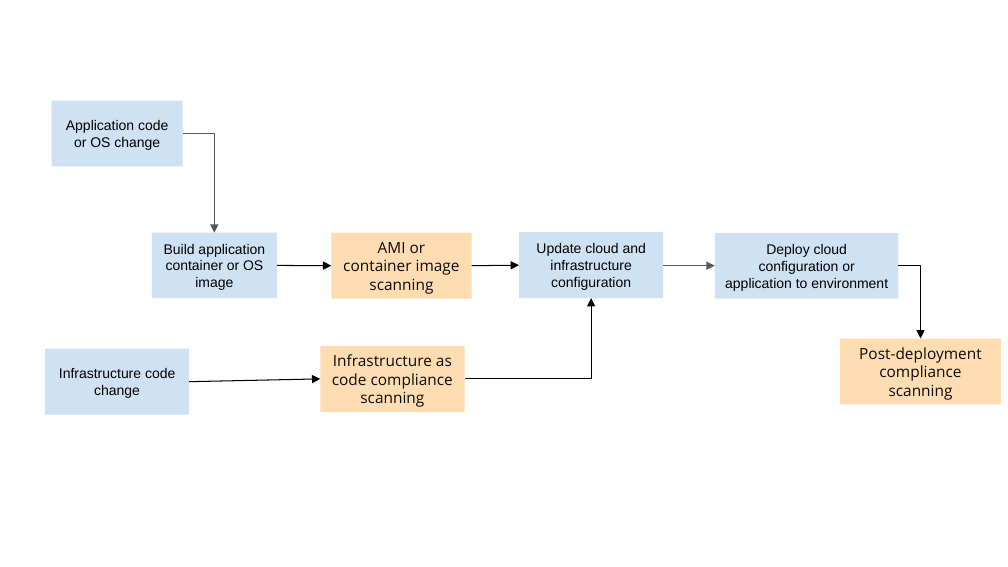
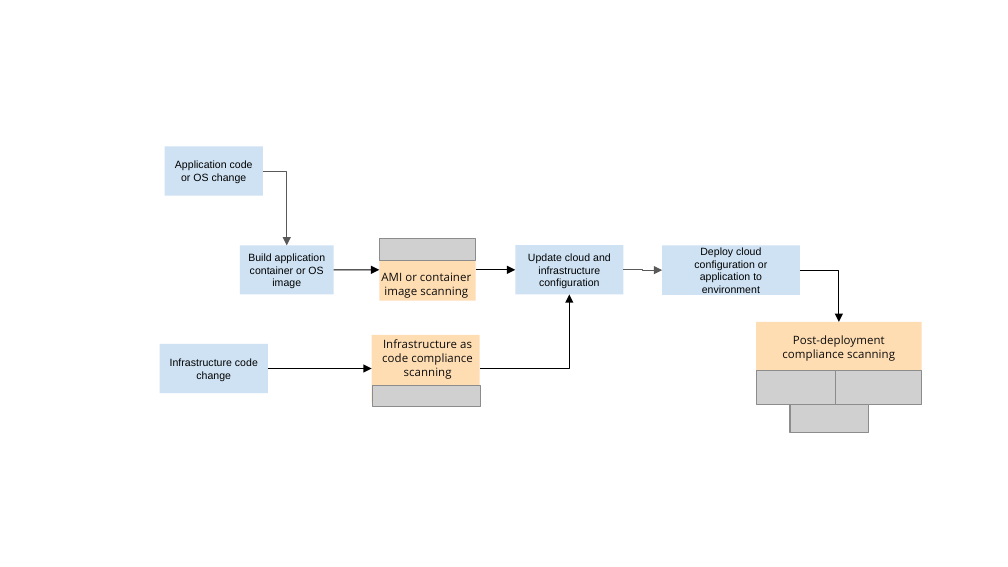
Before and after one commit to fuongcao/udacity-aws-cloud-architech, a slide deck: slide 1 of project-3-secure-the-recipe-vault-web-application/DevOpsPipeline.pptx. Drawn at 1008x567 pixels with LibreOffice and Linux fonts; fonts in the diff are those of the drawing; grey boxes stand for pictures. Boxes give left, top, right and bottom in pixels: in the first picture for what was removed or moved away, otherwise in the second. Text is boxed around its words. In the diff, an @@ line names an element or a change of style, - is before the commit and + after.

```diff
--- a/project-3-secure-the-recipe-vault-web-application/DevOpsPipeline.pptx
+++ b/project-3-secure-the-recipe-vault-web-application/DevOpsPipeline.pptx
@@ size 10 to 7.5 pt in 5 elements at [515, 245, 623, 294], [240, 245, 334, 294], [662, 246, 800, 295], [159, 344, 267, 393], [164, 146, 262, 196] @@
@@ rectangle "Application code or OS change": place and size @@
-rectangle "Application code or OS change" at [51, 101, 182, 166]
+rectangle "Application code or OS change" at [164, 146, 262, 196]
@@ elbow arrow moved from (182, 133) - (215, 233) to (263, 171) - (287, 245) @@
@@ rectangle added at [379, 239, 476, 300], fill #FFDDB3 @@
@@ picture added at [379, 239, 476, 261] @@
@@ rectangle "Build application container or OS ...": place and size @@
-rectangle "Build application container or OS ..." at [152, 233, 277, 298]
+rectangle "Build application container or OS ..." at [240, 245, 334, 294]
@@ text "AMI or container image scanning": place and size @@
-text "AMI or container image scanning" at [332, 233, 472, 298]
+text "AMI or container image scanning" at [381, 272, 471, 298]
@@ text "AMI or container image scanning" at [381, 272, 471, 298]: size 11 to 8.2 pt; vertical alignment middle to top; fill #FFDDB3 to none @@
@@ rectangle "Update cloud and infrastructure configuration": place and size @@
-rectangle "Update cloud and infrastructure configuration" at [519, 232, 663, 297]
+rectangle "Update cloud and infrastructure configuration" at [515, 245, 623, 294]
@@ rectangle "Deploy cloud configuration or application ...": place and size @@
-rectangle "Deploy cloud configuration or application ..." at [715, 233, 898, 298]
+rectangle "Deploy cloud configuration or application ..." at [662, 246, 800, 295]
@@ arrow moved from (277, 265) - (332, 266) to (334, 270) - (379, 270) @@
@@ arrow moved from (472, 266) - (519, 265) to (476, 270) - (515, 270) @@
@@ elbow arrow moved from (465, 379) - (591, 298) to (480, 369) - (570, 294) @@
@@ elbow arrow moved from (663, 265) - (715, 266) to (623, 270) - (662, 270) @@
@@ elbow arrow moved from (898, 266) - (920, 339) to (800, 270) - (839, 322) @@
@@ rectangle "Post-deployment compliance scanning": place and size @@
-rectangle "Post-deployment compliance scanning" at [841, 339, 1001, 404]
+rectangle "Post-deployment compliance scanning" at [756, 322, 921, 371]
@@ rectangle "Post-deployment compliance scanning" at [756, 322, 921, 371]: size 11 to 8.2 pt @@
@@ rectangle "Infrastructure code change": place and size @@
-rectangle "Infrastructure code change" at [45, 349, 190, 414]
+rectangle "Infrastructure code change" at [159, 344, 267, 393]
@@ text "Infrastructure as code compliance scanning" at [382, 339, 473, 379]: size 11 to 8.2 pt; vertical alignment middle to top; fill #FFDDB3 to none @@
@@ text "Infrastructure as code compliance scanning": place and size @@
-text "Infrastructure as code compliance scanning" at [321, 346, 465, 411]
+text "Infrastructure as code compliance scanning" at [382, 339, 473, 379]
@@ rectangle added at [372, 335, 480, 402], fill #FFDDB3 @@
@@ arrow moved from (190, 382) - (321, 379) to (268, 369) - (372, 369) @@
@@ picture added at [372, 385, 480, 406] @@
@@ picture added at [756, 371, 836, 404] @@
@@ picture added at [836, 371, 921, 405] @@
@@ picture added at [790, 404, 869, 432] @@
```
Also in this commit, not shown: 1 other file.
